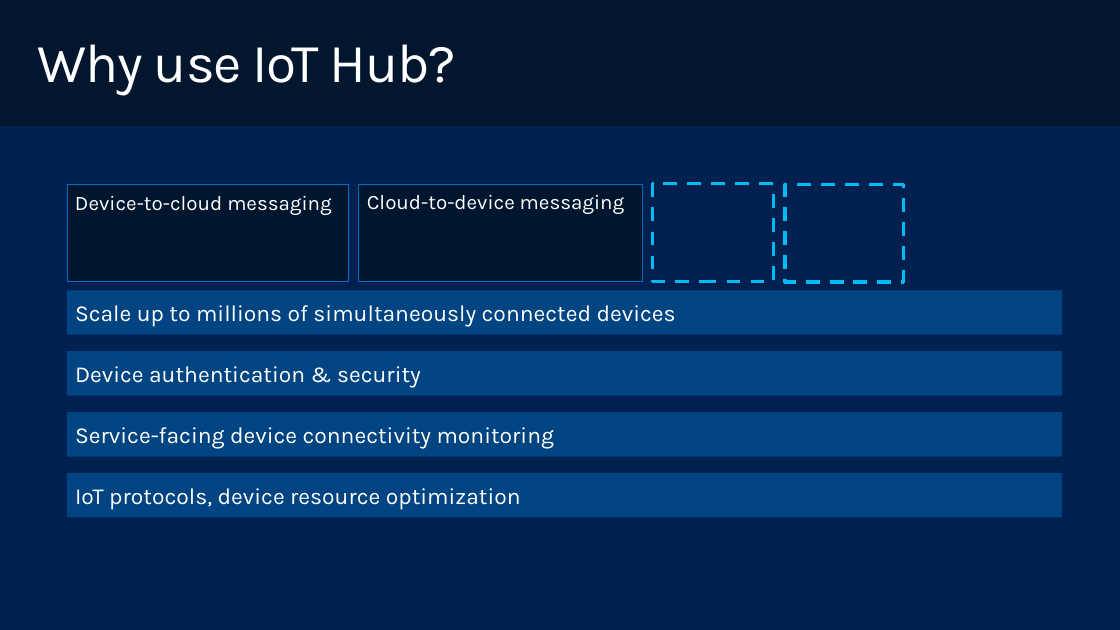
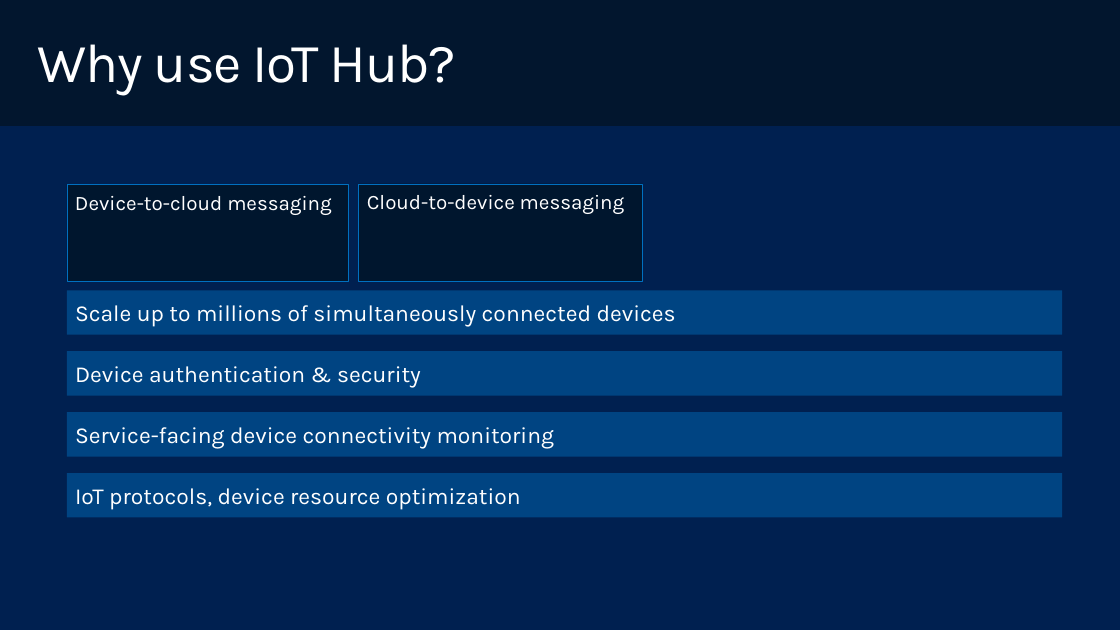
Before and after one commit to wmmihaa/azureiotbootcamp, a slide deck: slide 7 of presentation/IoT Hub Overview + IoT Suite Intro.pptx. Drawn at 1120x630 pixels with LibreOffice and Linux fonts; fonts in the diff are those of the drawing; background and template pictures are left out. Boxes give left, top, right and bottom in pixels: in the first picture for what was removed or moved away, otherwise in the second. Text is boxed around its words. In the diff, an @@ line names an element or a change of style, - is before the commit and + after.

```diff
--- a/presentation/IoT Hub Overview + IoT Suite Intro.pptx
+++ b/presentation/IoT Hub Overview + IoT Suite Intro.pptx
@@ rectangle removed at (x1=653, y1=184, x2=773, y2=281) @@
@@ rectangle removed at (x1=785, y1=184, x2=903, y2=282) @@
```
Also in this commit, not shown: 6 other slides changed, 3 slides added, 1 slide removed, 1 other file.
